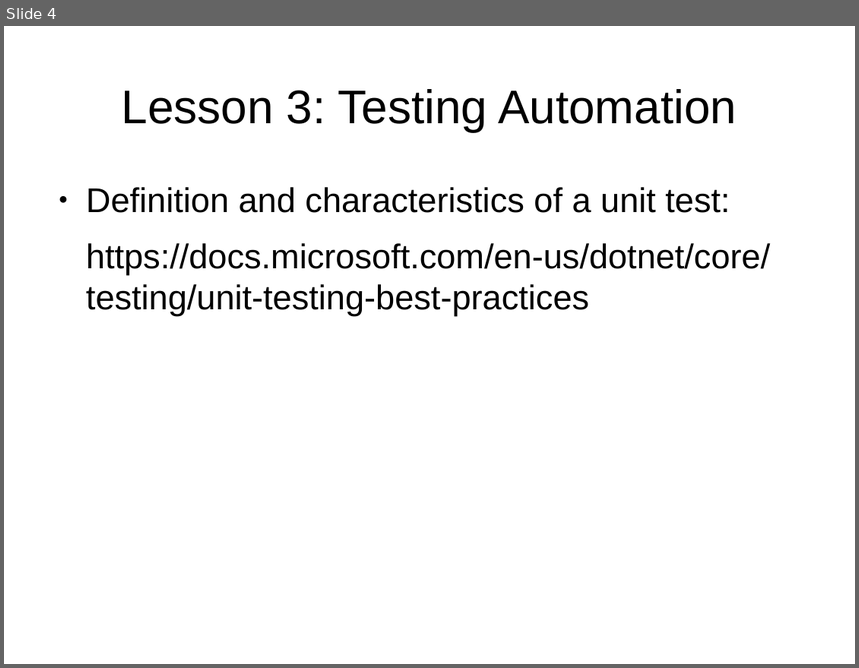
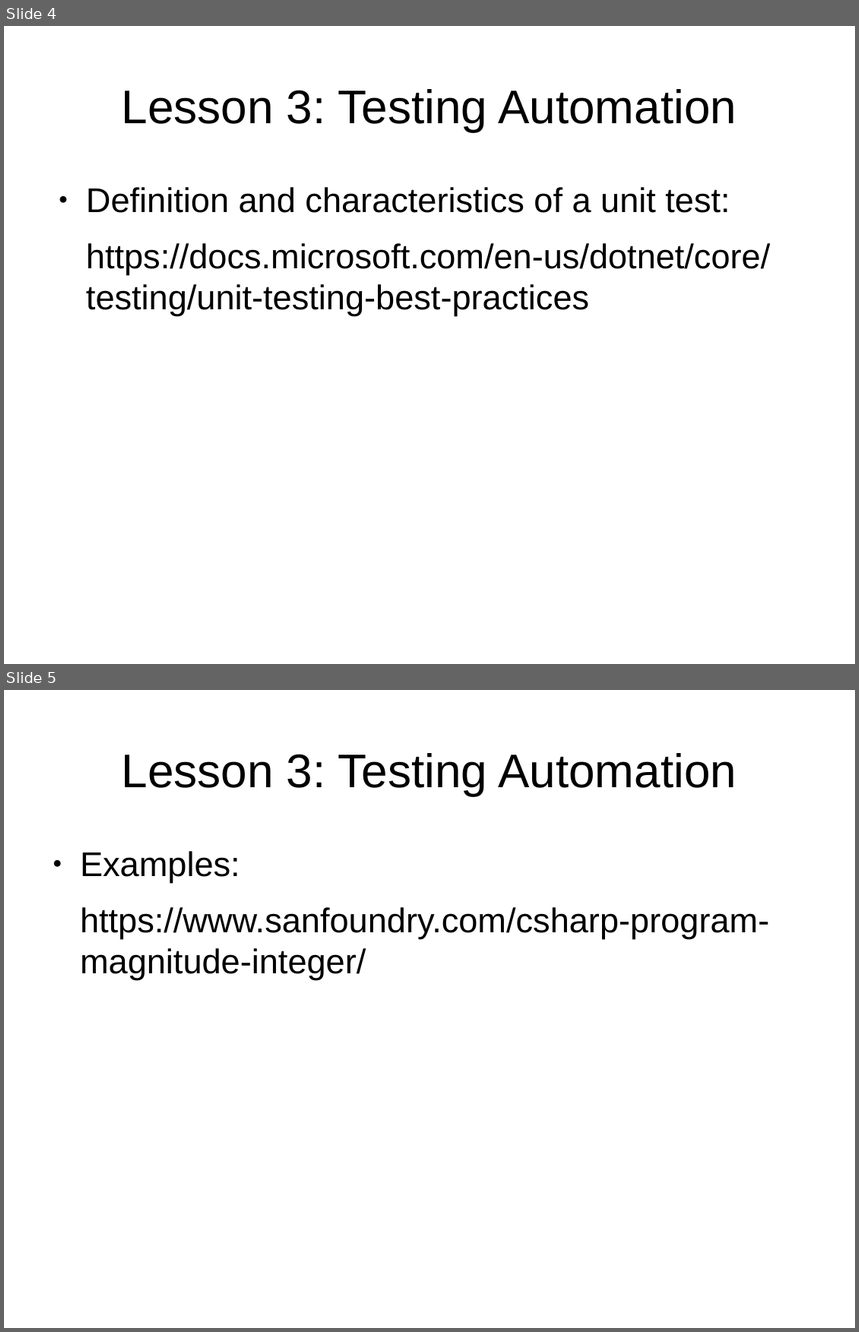
Before and after one commit to umbgtt10/TripLogFinal, a slide deck: Lessons/Lesson3/Plan.odp. Shown one above the other, each under a label of ours: slide 4 before the commit, slides 4 and 5 after it. The pictures are 859x668 and 859x1332 pixels, drawn with LibreOffice and Linux fonts; fonts in the diff are those of the drawing. Boxes give left, top, right and bottom in pixels: in the first picture for what was removed or moved away, otherwise in the second. Text is boxed around its words. In the diff, an @@ line names an element or a change of style, - is before the commit and + after.

Commit message:
Documentation updated again. Examples added.

```diff
--- a/Lessons/Lesson3/Plan.odp
+++ b/Lessons/Lesson3/Plan.odp
@@ slide 5 added at box(4, 690, 855, 1328), background #FFFFFF @@
@@ title added at box(122, 753, 737, 796), 44 pt, text #000000 @@
+Lesson 3: Testing Automation
@@ text added at box(80, 851, 769, 980), 32 pt, text #000000 @@
+● Examples:
+https://www.sanfoundry.com/csharp-program-magnitude-integer/
```
Also in this commit, not shown: 1 slide removed, 2 other files.
